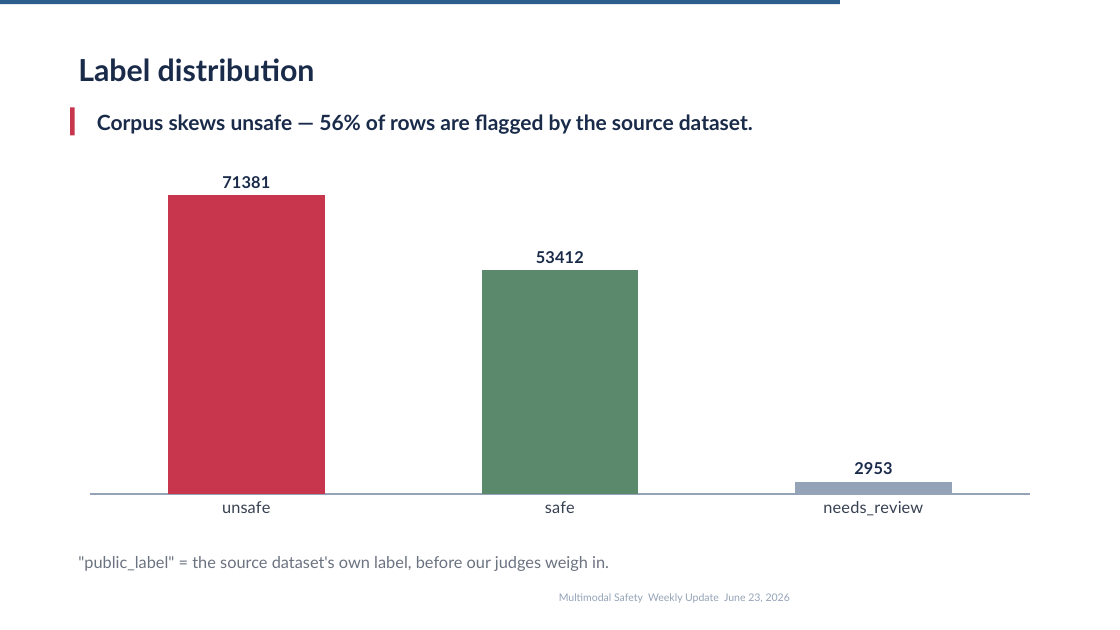
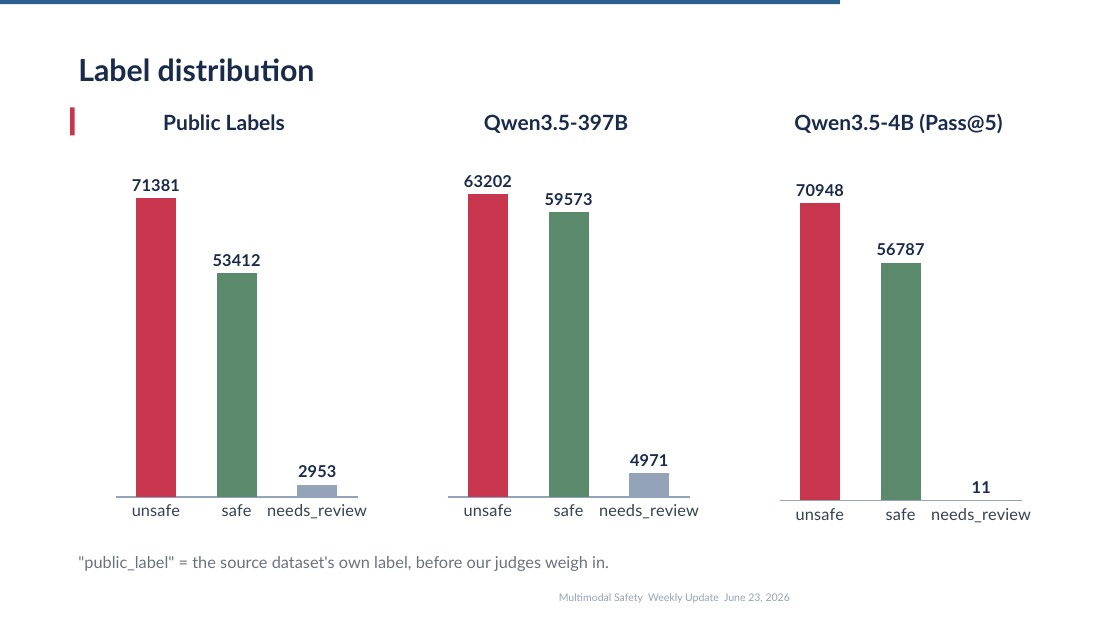
Before and after one commit to kunjcr2/A10-Internship-Progress, a slide deck: slide 5 of week-05/VLMSync4.pptx. Drawn at 1120x630 pixels with LibreOffice and Linux fonts; fonts in the diff are those of the drawing. Boxes give left, top, right and bottom in pixels: in the first picture for what was removed or moved away, otherwise in the second. Text is boxed around its words. In the diff, an @@ line names an element or a change of style, - is before the commit and + after.

```diff
--- a/week-05/VLMSync4.pptx
+++ b/week-05/VLMSync4.pptx
@@ text at (163, 113, 1002, 133): text changed @@
-Corpus skews unsafe — 56% of rows are flagged by the source dataset.
+Public Labels Qwen3.5-397B Qwen3.5-4B (Pass@5)
@@ column chart: place and size @@
-column chart at (70, 152, 1050, 525)
+column chart at (111, 155, 374, 528)
@@ column chart added at (443, 155, 706, 528) @@
+categories: unsafe, safe, needs_review
+Series 1: 63202, 59573, 4971
@@ column chart added at (775, 158, 1038, 531) @@
+categories: unsafe, safe, needs_review
+Series 1: 70948, 56787, 11
```
Also in this commit, not shown: 12 other slides changed, 1 slide added, 2 slides removed, 1 other file.
